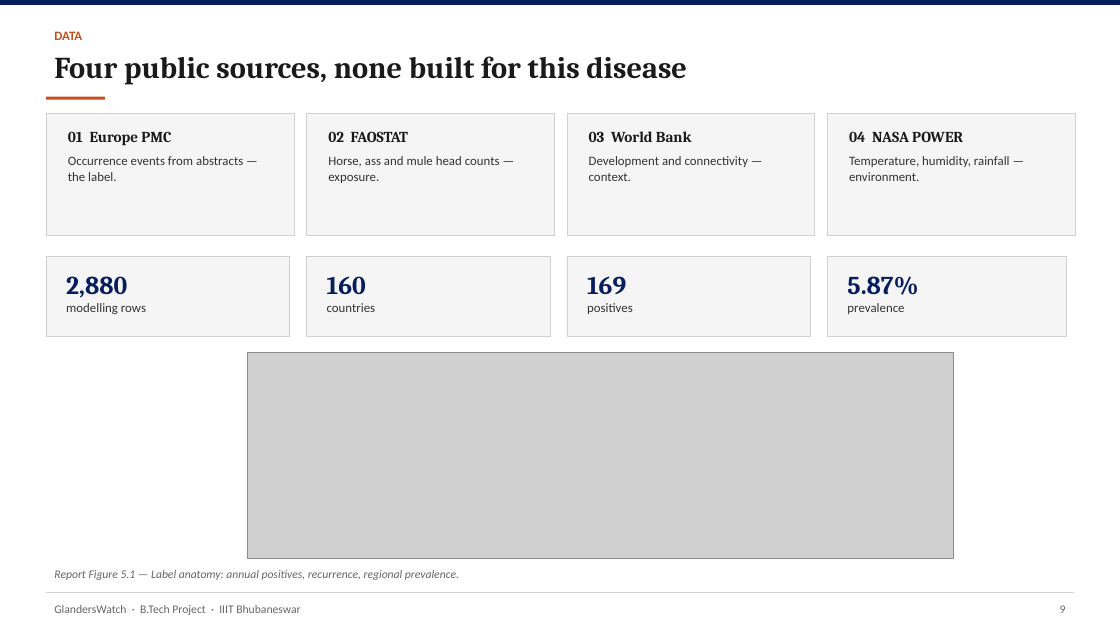
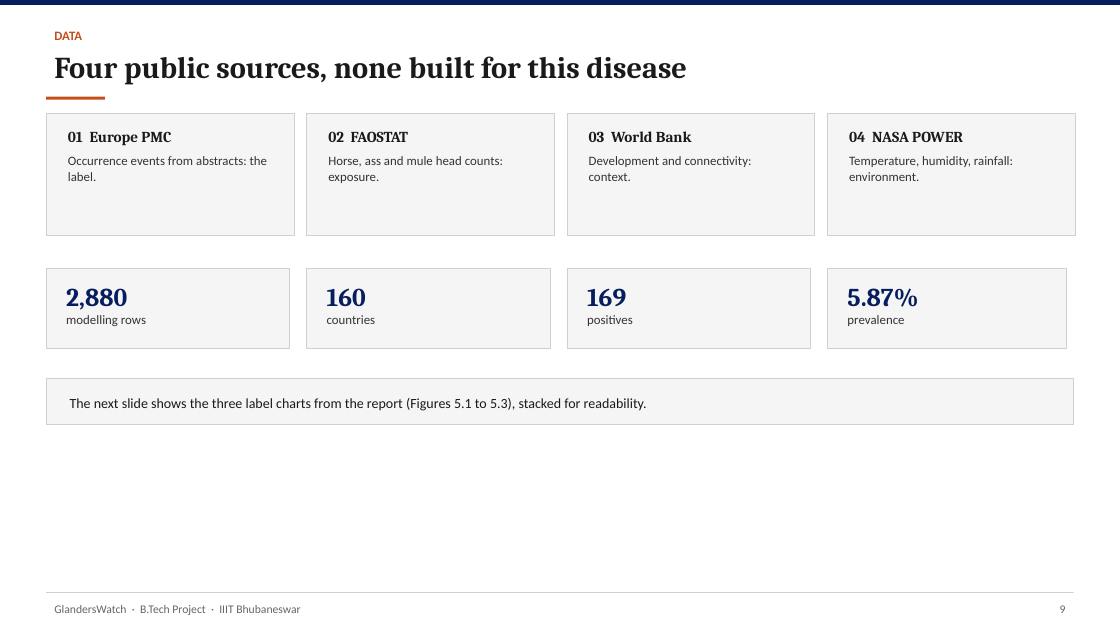
Before and after one commit to YuvrajSingh-mist/glandersWatch, a slide deck: slide 10 of slides/GlandersWatch_Deck.pptx. Drawn at 1120x630 pixels with LibreOffice and Linux fonts; fonts in the diff are those of the drawing; grey boxes stand for pictures. Boxes give left, top, right and bottom in pixels: in the first picture for what was removed or moved away, otherwise in the second. Text is boxed around its words. In the diff, an @@ line names an element or a change of style, - is before the commit and + after.

Commit message:
Split label anatomy into three stacked report figures
Replace the single side-by-side Fig 5.1 with separate volume,
concentration and region charts, and update report, LoF and deck refs.

```diff
--- a/slides/GlandersWatch_Deck.pptx
+++ b/slides/GlandersWatch_Deck.pptx
@@ text at [68,156,267,181]: text changed @@
-Occurrence events from abstracts — the label.
+Occurrence events from abstracts: the label.
@@ text at [328,156,503,183]: text changed @@
-Horse, ass and mule head counts — exposure.
+Horse, ass and mule head counts: exposure.
@@ text at [589,156,752,181]: text changed @@
-Development and connectivity — context.
+Development and connectivity: context.
@@ text at [849,156,1013,181]: text changed @@
-Temperature, humidity, rainfall — environment.
+Temperature, humidity, rainfall: environment.
@@ 4 rectangles: place and size @@
-4 rectangles at [46,256,1067,336]
+4 rectangles at [46,269,1067,349]
@@ 4 texts: place and size @@
-4 texts at [66,276,918,314]
+4 texts at [66,288,918,326]
@@ picture removed at [248,353,954,559] @@
@@ rectangle added at [46,378,1074,424], fill #F5F5F5, outline #D0D0D0 0.75 pt @@
@@ text "The next slide shows the ..." at [70,398,647,411]: vertical alignment top to middle @@
@@ text at [70,398,647,411]: text changed; size 10 to 12 pt; text colour #666666 to #1A1A1A; italic off @@
-Report Figure 5.1 — Label anatomy: annual positives, recurrence, regional prevalence.
+The next slide shows the three label charts from the report (Figures 5.1 to 5.3), stacked for readability.
```
Also in this commit, not shown: 11 other slides changed, 1 slide added, 9 other files.
